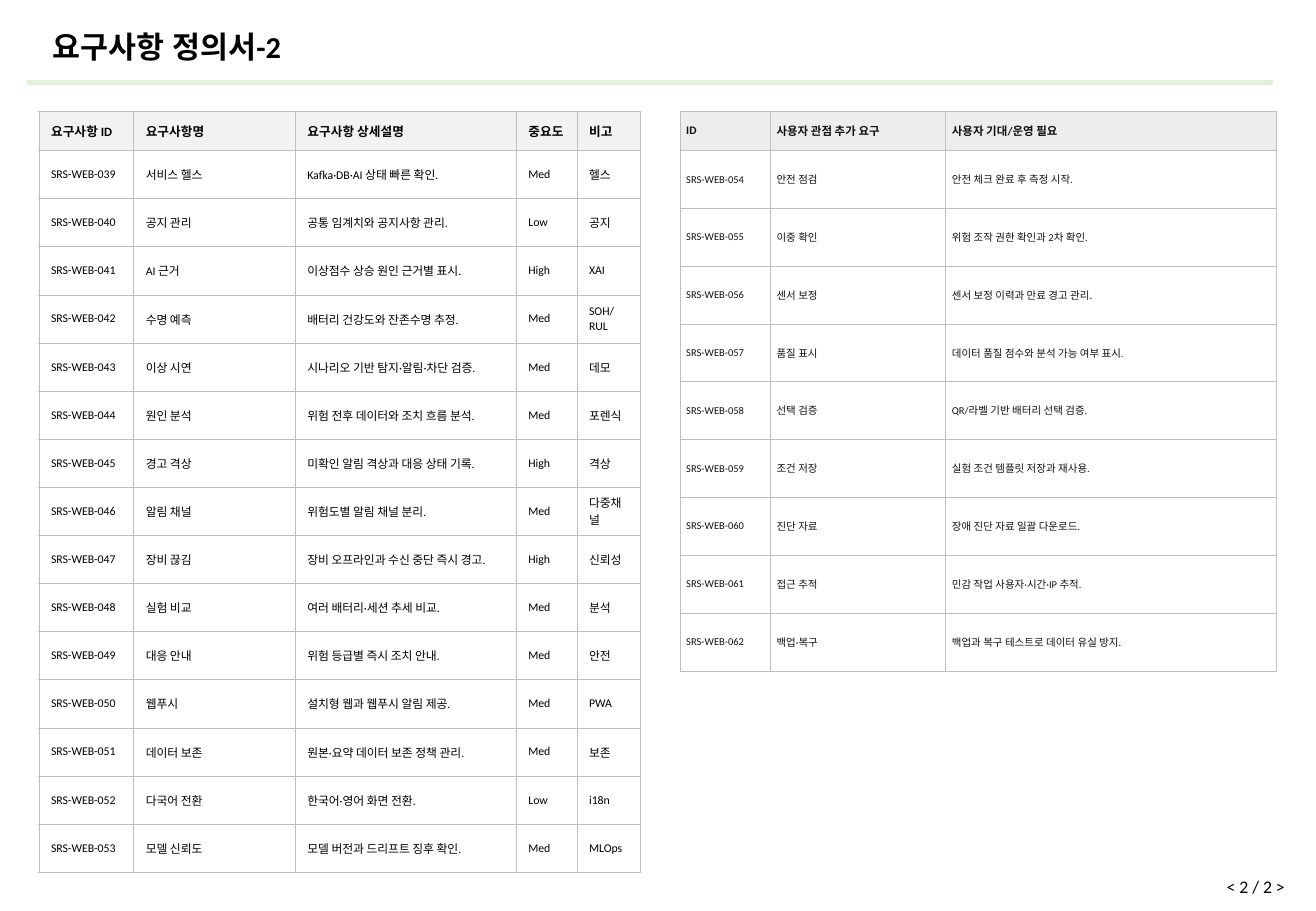
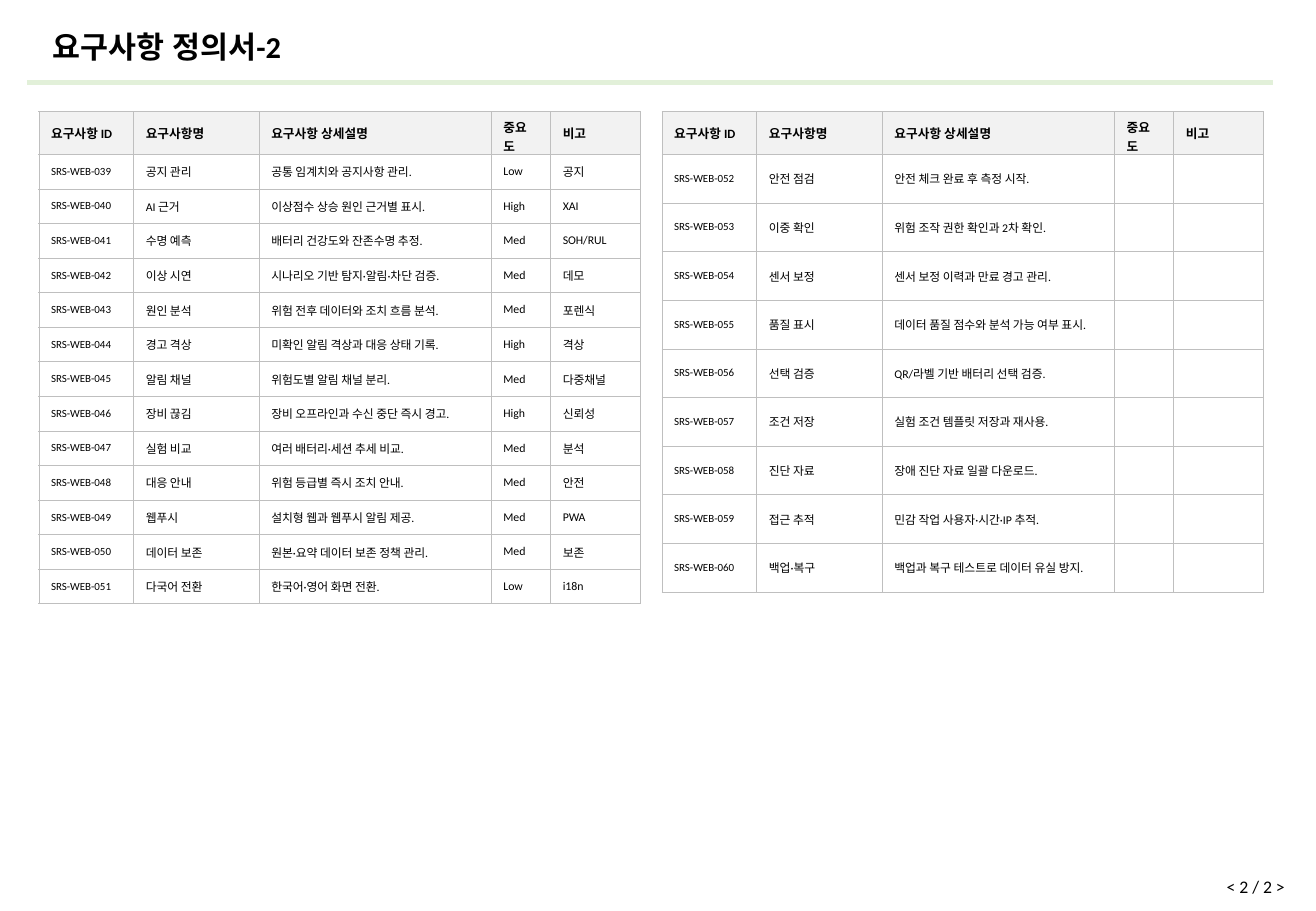
Before and after one commit to ricky30825-creator/BMS, a slide deck: slide 33 of 설계 산출물/설계 산출물_v4_6.29.pptx. Drawn at 1316x911 pixels with LibreOffice and Linux fonts; fonts in the diff are those of the drawing. Boxes give left, top, right and bottom in pixels: in the first picture for what was removed or moved away, otherwise in the second. Text is boxed around its words. In the diff, an @@ line names an element or a change of style, - is before the commit and + after.

```diff
--- a/설계 산출물/설계 산출물_v4_6.29.pptx
+++ b/설계 산출물/설계 산출물_v4_6.29.pptx
@@ table at <box>39,112,640,600</box> @@
-row 2: SRS-WEB-039 | 서비스 헬스 | Kafka·DB·AI 상태 빠른 확인. | Med | 헬스
-row 3: SRS-WEB-040 | 공지 관리 | 공통 임계치와 공지사항 관리. | Low | 공지
-row 4: SRS-WEB-041 | AI 근거 | 이상점수 상승 원인 근거별 표시. | High | XAI
-row 5: SRS-WEB-042 | 수명 예측 | 배터리 건강도와 잔존수명 추정. | Med | SOH/RUL
-row 6: SRS-WEB-043 | 이상 시연 | 시나리오 기반 탐지·알림·차단 검증. | Med | 데모
-row 7: SRS-WEB-044 | 원인 분석 | 위험 전후 데이터와 조치 흐름 분석. | Med | 포렌식
-row 8: SRS-WEB-045 | 경고 격상 | 미확인 알림 격상과 대응 상태 기록. | High | 격상
-row 9: SRS-WEB-046 | 알림 채널 | 위험도별 알림 채널 분리. | Med | 다중채널
-row 10: SRS-WEB-047 | 장비 끊김 | 장비 오프라인과 수신 중단 즉시 경고. | High | 신뢰성
-row 11: SRS-WEB-048 | 실험 비교 | 여러 배터리·세션 추세 비교. | Med | 분석
-row 12: SRS-WEB-049 | 대응 안내 | 위험 등급별 즉시 조치 안내. | Med | 안전
-row 13: SRS-WEB-050 | 웹푸시 | 설치형 웹과 웹푸시 알림 제공. | Med | PWA
-row 14: SRS-WEB-051 | 데이터 보존 | 원본·요약 데이터 보존 정책 관리. | Med | 보존
-row 15: SRS-WEB-052 | 다국어 전환 | 한국어·영어 화면 전환. | Low | i18n
-row 16: SRS-WEB-053 | 모델 신뢰도 | 모델 버전과 드리프트 징후 확인. | Med | MLOps
+row 2: SRS-WEB-039 | 공지 관리 | 공통 임계치와 공지사항 관리. | Low | 공지
+row 3: SRS-WEB-040 | AI 근거 | 이상점수 상승 원인 근거별 표시. | High | XAI
+row 4: SRS-WEB-041 | 수명 예측 | 배터리 건강도와 잔존수명 추정. | Med | SOH/RUL
+row 5: SRS-WEB-042 | 이상 시연 | 시나리오 기반 탐지·알림·차단 검증. | Med | 데모
+row 6: SRS-WEB-043 | 원인 분석 | 위험 전후 데이터와 조치 흐름 분석. | Med | 포렌식
+row 7: SRS-WEB-044 | 경고 격상 | 미확인 알림 격상과 대응 상태 기록. | High | 격상
+row 8: SRS-WEB-045 | 알림 채널 | 위험도별 알림 채널 분리. | Med | 다중채널
+row 9: SRS-WEB-046 | 장비 끊김 | 장비 오프라인과 수신 중단 즉시 경고. | High | 신뢰성
+row 10: SRS-WEB-047 | 실험 비교 | 여러 배터리·세션 추세 비교. | Med | 분석
+row 11: SRS-WEB-048 | 대응 안내 | 위험 등급별 즉시 조치 안내. | Med | 안전
+row 12: SRS-WEB-049 | 웹푸시 | 설치형 웹과 웹푸시 알림 제공. | Med | PWA
+row 13: SRS-WEB-050 | 데이터 보존 | 원본·요약 데이터 보존 정책 관리. | Med | 보존
+row 14: SRS-WEB-051 | 다국어 전환 | 한국어·영어 화면 전환. | Low | i18n
@@ table at <box>662,112,1264,577</box> @@
-column 1: ID | SRS-WEB-054 | SRS-WEB-055 | SRS-WEB-056 | SRS-WEB-057 | SRS-WEB-058 | SRS-WEB-059 | SRS-WEB-060 | SRS-WEB-061 | SRS-WEB-062
-column 2: 사용자 관점 추가 요구 | 안전 점검 | 이중 확인 | 센서 보정 | 품질 표시 | 선택 검증 | 조건 저장 | 진단 자료 | 접근 추적 | 백업·복구
-column 3: 사용자 기대/운영 필요 | 안전 체크 완료 후 측정 시작. | 위험 조작 권한 확인과 2차 확인. | 센서 보정 이력과 만료 경고 관리. | 데이터 품질 점수와 분석 가능 여부 표시. | QR/라벨 기반 배터리 선택 검증. | 실험 조건 템플릿 저장과 재사용. | 장애 진단 자료 일괄 다운로드. | 민감 작업 사용자·시간·IP 추적. | 백업과 복구 테스트로 데이터 유실 방지.
+column 1: 요구사항 ID | SRS-WEB-052 | SRS-WEB-053 | SRS-WEB-054 | SRS-WEB-055 | SRS-WEB-056 | SRS-WEB-057 | SRS-WEB-058 | SRS-WEB-059 | SRS-WEB-060
+column 2: 요구사항명 | 안전 점검 | 이중 확인 | 센서 보정 | 품질 표시 | 선택 검증 | 조건 저장 | 진단 자료 | 접근 추적 | 백업·복구
+column 3: 요구사항 상세설명 | 안전 체크 완료 후 측정 시작. | 위험 조작 권한 확인과 2차 확인. | 센서 보정 이력과 만료 경고 관리. | 데이터 품질 점수와 분석 가능 여부 표시. | QR/라벨 기반 배터리 선택 검증. | 실험 조건 템플릿 저장과 재사용. | 장애 진단 자료 일괄 다운로드. | 민감 작업 사용자·시간·IP 추적. | 백업과 복구 테스트로 데이터 유실 방지.
+column 4: 중요도 |  |  |  |  |  |  |  |  | 
+column 5: 비고 |  |  |  |  |  |  |  |  | 
@@ table: place and size @@
-table at <box>680,112,1276,671</box>
+table at <box>662,112,1264,577</box>
```
Also in this commit, not shown: 1 other slide changed, 1 other file.
